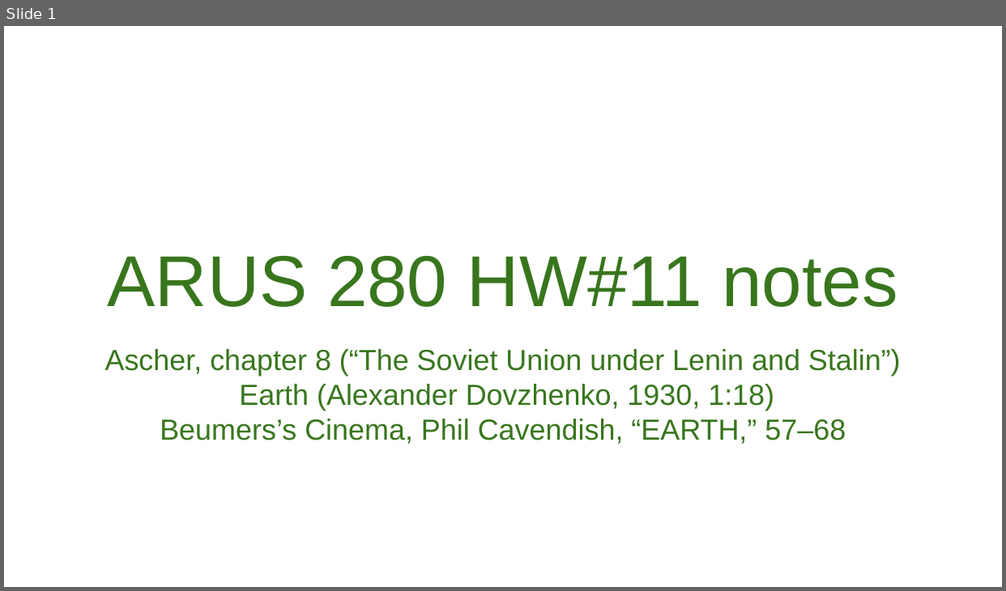
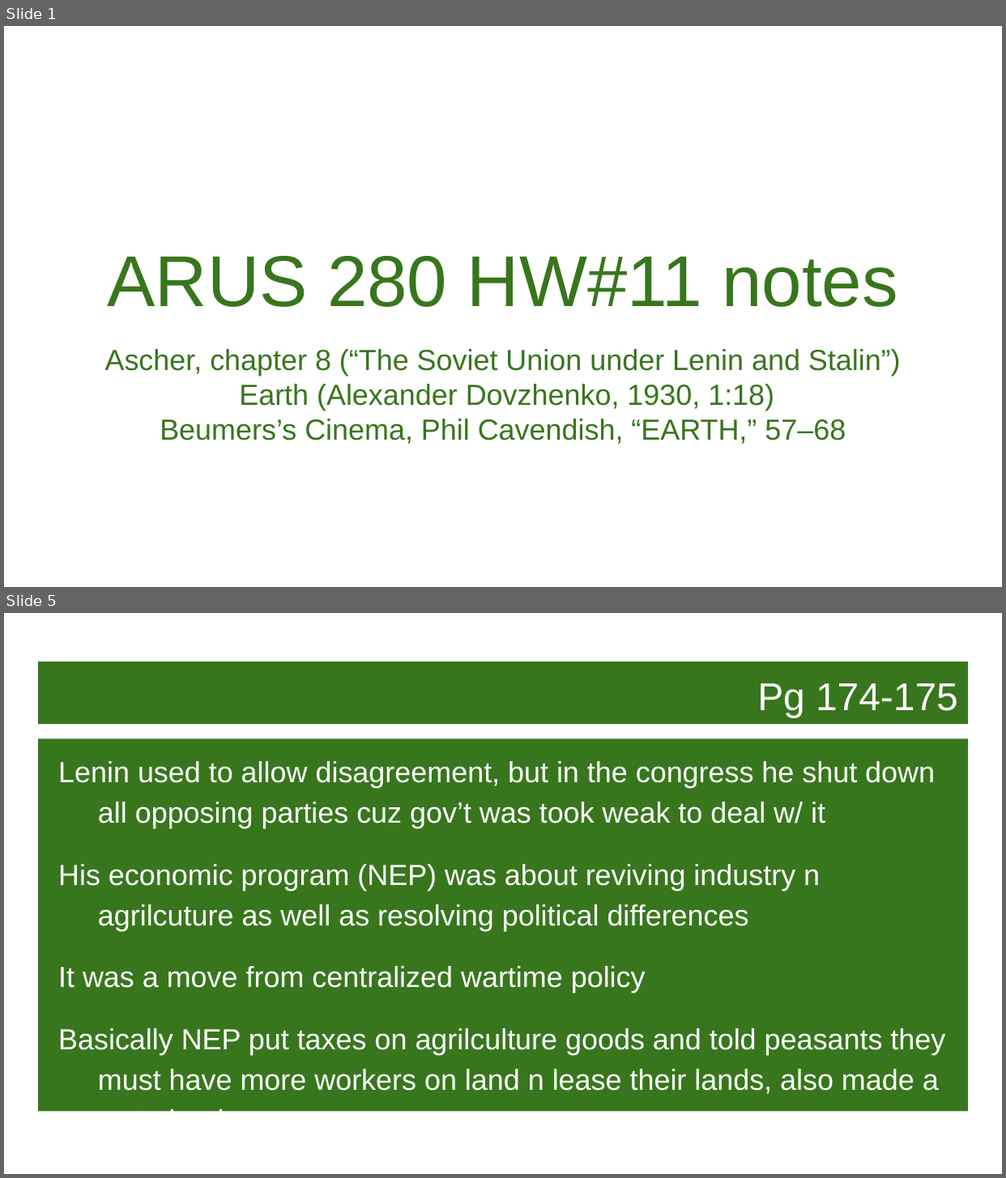
Before and after one commit to MichaelOdumosu57/Spring_2017, a slide deck: Spring 2017 Semester/Music or Arts/ARUS HW/11 ARUS HW/ARUS 280 HW#11 notes.pptx. Shown one above the other, each under a label of ours: slide 1 before the commit, slides 1 and 5 after it; the slides between them are not shown. The pictures are 1006x591 and 1006x1178 pixels, drawn with LibreOffice and Linux fonts; fonts in the diff are those of the drawing; background and template pictures are left out. Boxes give left, top, right and bottom in pixels: in the first picture for what was removed or moved away, otherwise in the second. Text is boxed around its words. In the diff, an @@ line names an element or a change of style, - is before the commit and + after.

```diff
--- a/Spring 2017 Semester/Music or Arts/ARUS HW/11 ARUS HW/ARUS 280 HW#11 notes.pptx
+++ b/Spring 2017 Semester/Music or Arts/ARUS HW/11 ARUS HW/ARUS 280 HW#11 notes.pptx
@@ slide 5 added at bbox=[4, 613, 1002, 1174], background picture (left out) @@
@@ title added at bbox=[38, 662, 968, 725], fill #38761D, 28 pt, text #FFFFFF @@
+Pg 174-175
@@ text added at bbox=[38, 739, 968, 1112], fill #38761D, 21 pt, text #FFFFFF @@
+Lenin used to allow disagreement, but in the congress he shut down all opposing parties cuz gov’t was took weak to deal w/ it
+His economic program (NEP) was about reviving industry n agrilcuture as well as resolving political differences
+It was a move from centralized wartime policy
+Basically NEP put taxes on agrilculture goods and told peasants they must have more workers on land n lease their lands, also made a state bank
```
Also in this commit, not shown: 4 slides changed, 14 other slides added, 1 slide removed, 42 other files.
